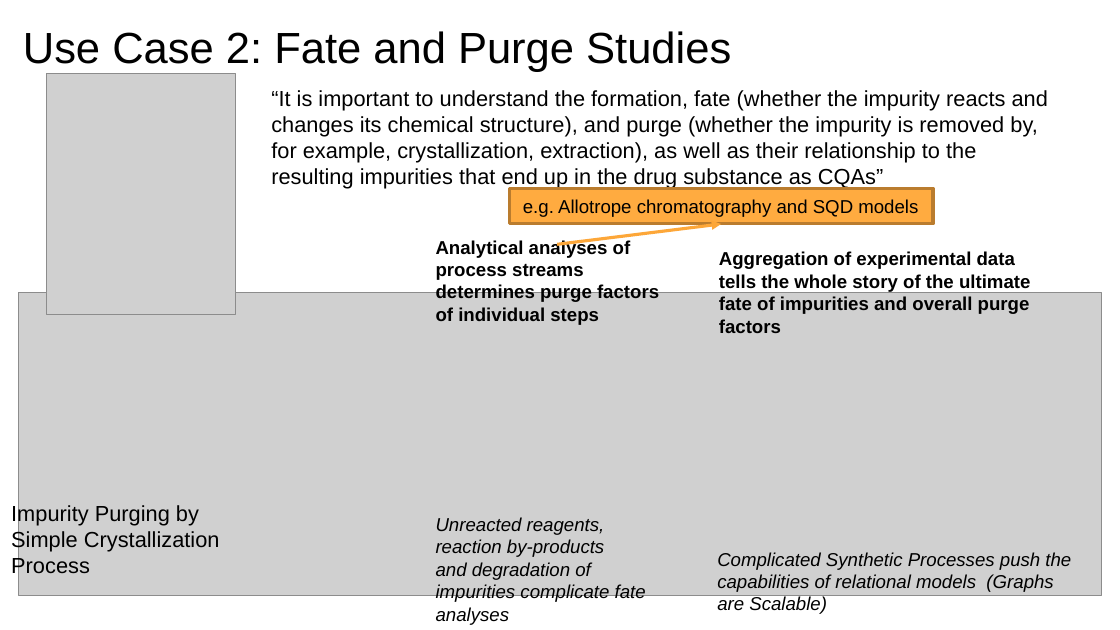
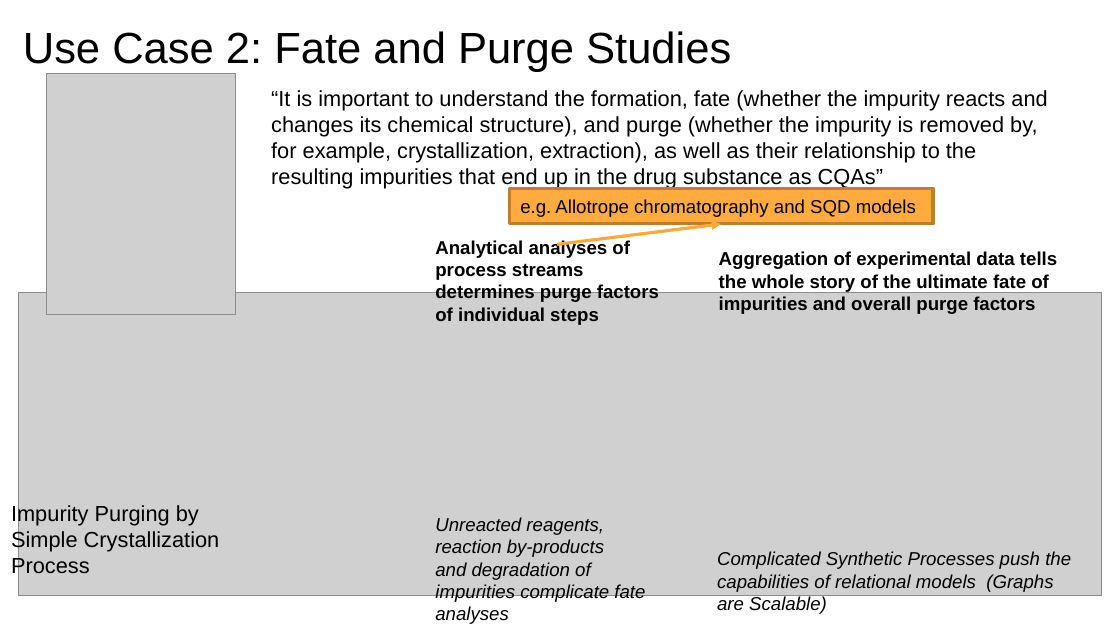
Before and after one commit to OPC-ontology/OPC, a slide deck: slide 16 of docs/Extending Allotrope_ An Ontological Representation and Analysis of Process Chemistry.pptx. Drawn at 1120x630 pixels with LibreOffice and Linux fonts; fonts in the diff are those of the drawing; grey boxes stand for pictures. Boxes give left, top, right and bottom in pixels: in the first picture for what was removed or moved away, otherwise in the second. Text is boxed around its words. In the diff, an @@ line names an element or a change of style, - is before the commit and + after.

```diff
--- a/docs/Extending Allotrope_ An Ontological Representation and Analysis of Process Chemistry.pptx
+++ b/docs/Extending Allotrope_ An Ontological Representation and Analysis of Process Chemistry.pptx
@@ rectangle "e.g. Allotrope chromatography and SQD ..." at bbox=[510, 188, 933, 224]: outline #BA7C2E 2 pt to #BD7F2F 2 pt @@
@@ text "Aggregation of experimental data tells ..." rewrapped from bbox=[719, 251, 1030, 333] to bbox=[719, 251, 1057, 314] @@
```
Also in this commit, not shown: 8 other slides changed, 1 other file.
